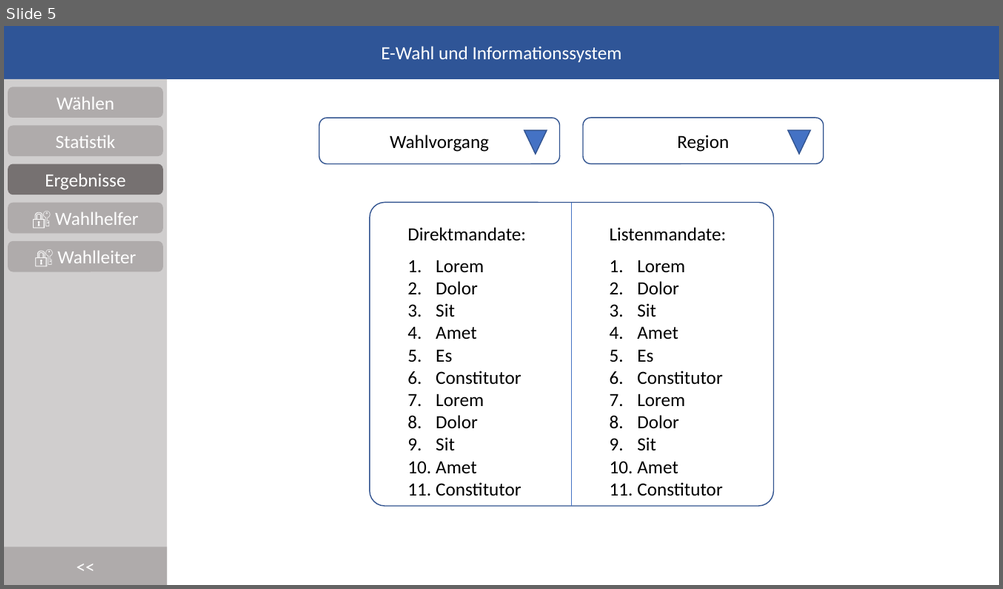
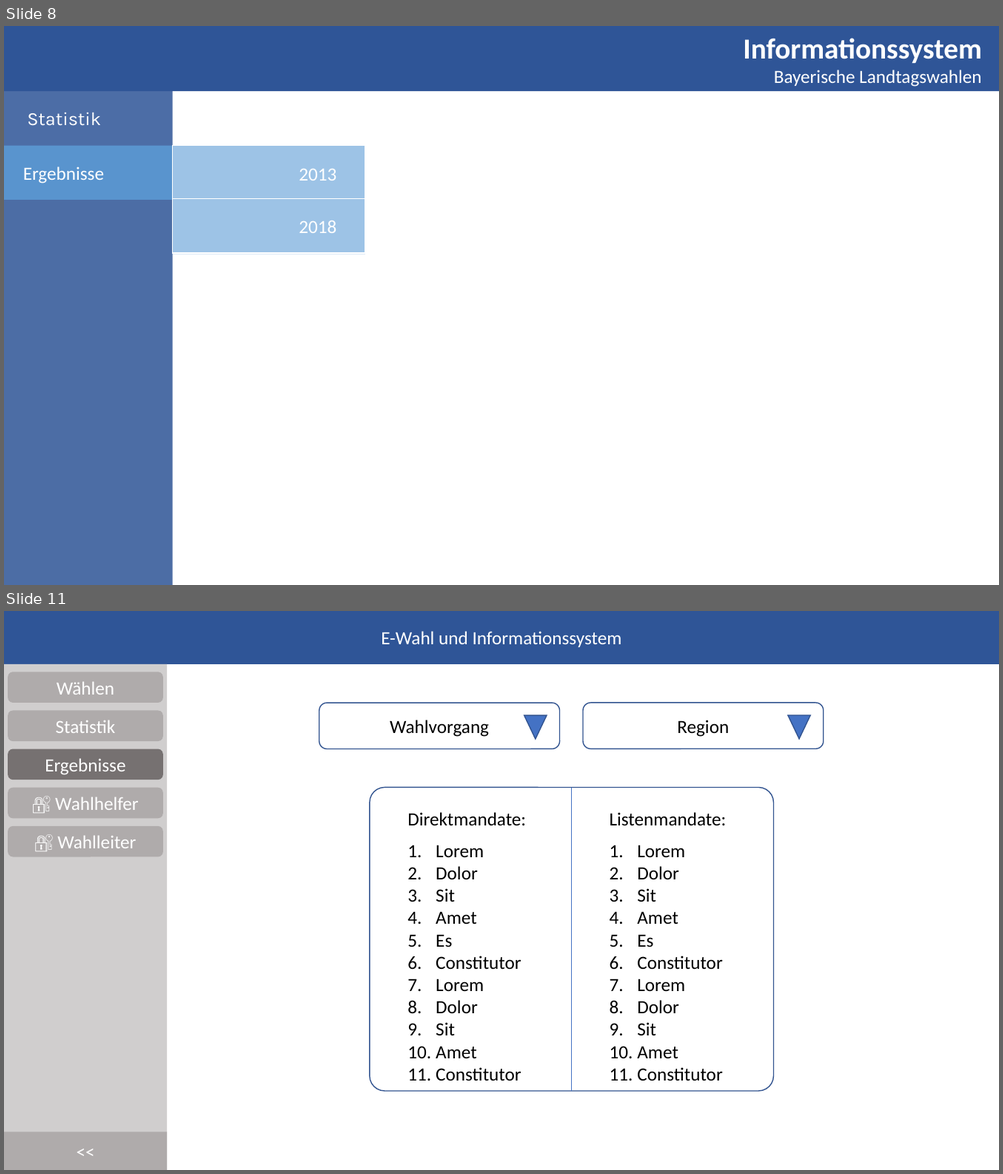
Before and after one commit to DominikHorn/wise2019-dbsystems-project, a slide deck: specification/Mock.pptx. Shown one above the other, each under a label of ours: slide 5 before the commit, slides 8 and 11 after it; the slides between them are not shown. The pictures are 1003x589 and 1003x1174 pixels, drawn with LibreOffice and Linux fonts; fonts in the diff are those of the drawing. Boxes give left, top, right and bottom in pixels: in the first picture for what was removed or moved away, otherwise in the second. Text is boxed around its words. In the diff, an @@ line names an element or a change of style, - is before the commit and + after.

```diff
--- a/specification/Mock.pptx
+++ b/specification/Mock.pptx
@@ slide 8 added at box(4, 26, 999, 585), background #FFFFFF @@
@@ rectangle added at box(4, 26, 173, 585), fill #2F5597 at 86% opacity @@
@@ rectangle added at box(4, 26, 999, 92), fill #2F5597 @@
@@ text added at box(743, 38, 982, 87), 18 pt, text #FFFFFF @@
+Informationssystem
+Bayerische Landtagswahlen
@@ rectangle added at box(4, 92, 172, 146), fill #4C6DA6, 18 pt, text #FFFFFF @@
+Statistik
@@ rectangle added at box(4, 145, 173, 200), fill #5994CE, 18 pt, text #FFFFFF @@
+Ergebnisse
@@ rectangle added at box(173, 145, 365, 255), fill #9DC3E6 @@
@@ rectangle added at box(173, 145, 365, 200), fill #9DC3E6, outline #FFFFFF 1 pt @@
@@ text added at box(299, 169, 336, 181), 18 pt, text #FFFFFF @@
+2013
@@ rectangle added at box(173, 199, 365, 254), fill #9DC3E6, outline #FFFFFF 1 pt @@
@@ text added at box(299, 221, 336, 233), 18 pt, text #FFFFFF @@
+2018
@@ what was slide 5 is now slide 11 @@
```
Also in this commit, not shown: 5 other slides added.
